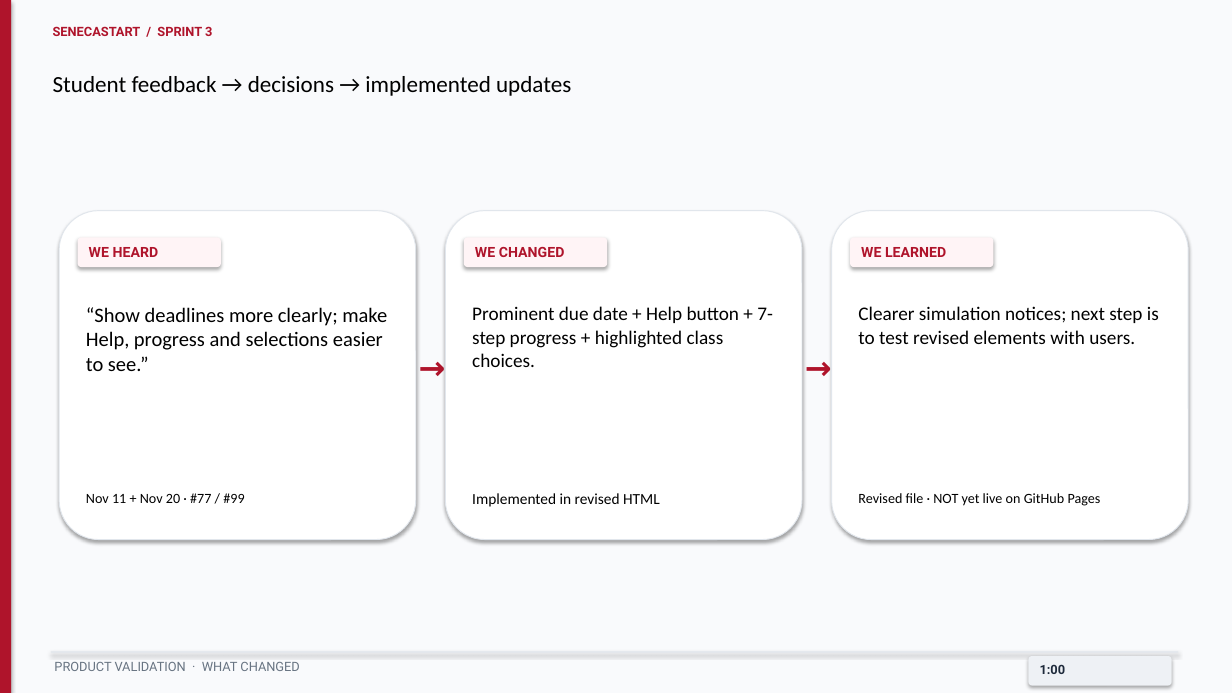
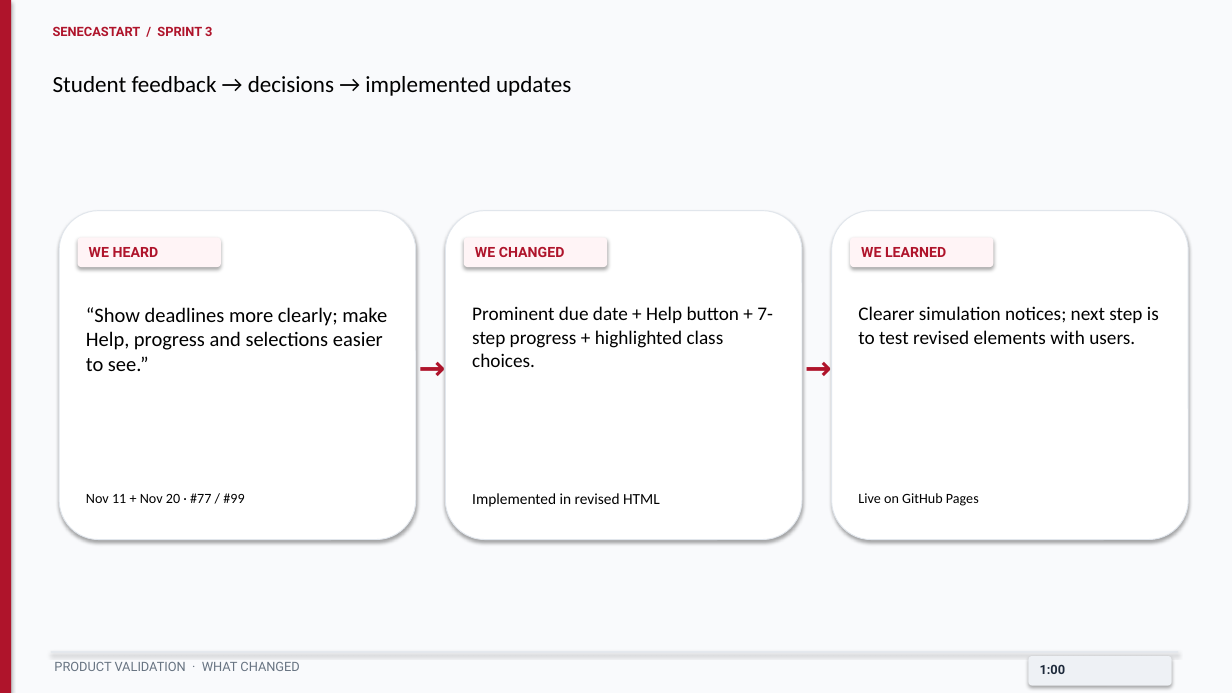
Before and after one commit to brngsilva2-oss/-Centralized-Digital-Onboarding-Platform-for-New-Students-, a slide deck: slide 7 of SenecaStart_Sprint3_Review_With_Sprint4_Handoff_Updated_Owners.pptx. Drawn at 1232x693 pixels with LibreOffice and Linux fonts; fonts in the diff are those of the drawing. Boxes give left, top, right and bottom in pixels: in the first picture for what was removed or moved away, otherwise in the second. Text is boxed around its words. In the diff, an @@ line names an element or a change of style, - is before the commit and + after.

```diff
--- a/SenecaStart_Sprint3_Review_With_Sprint4_Handoff_Updated_Owners.pptx
+++ b/SenecaStart_Sprint3_Review_With_Sprint4_Handoff_Updated_Owners.pptx
@@ text at (858, 493, 979, 506): text changed @@
-Revised file · NOT yet live on GitHub Pages
+Live on GitHub Pages
```
Also in this commit, not shown: 1 other slide changed.
